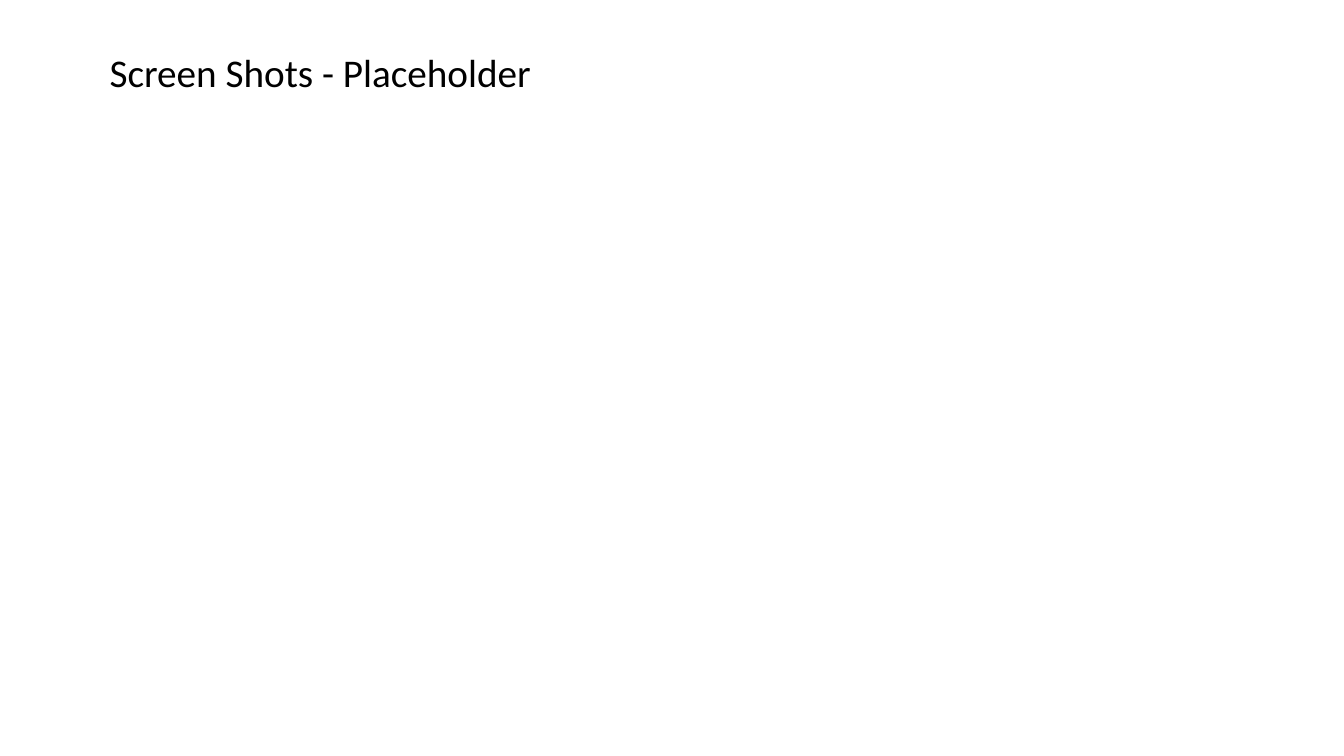
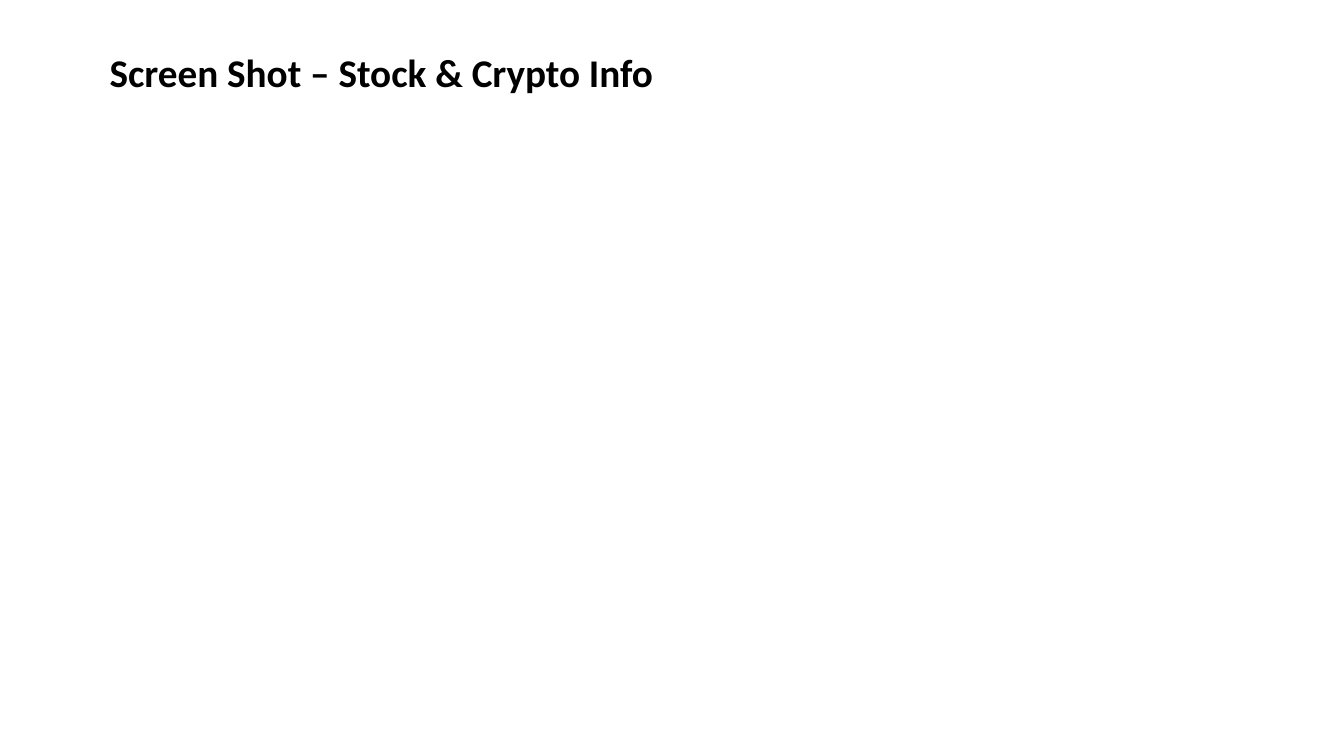
Before and after one commit to srikpv/GTBootCamp_Project1, a slide deck: slide 4 of project1.pptx (slide 5 before the commit). Drawn at 1344x756 pixels with LibreOffice and Linux fonts; fonts in the diff are those of the drawing. Boxes give left, top, right and bottom in pixels: in the first picture for what was removed or moved away, otherwise in the second. Text is boxed around its words. In the diff, an @@ line names an element or a change of style, - is before the commit and + after.

```diff
--- a/project1.pptx
+++ b/project1.pptx
@@ title at (x1=110, y1=59, x2=653, y2=93): text changed; bold on @@
-Screen Shots - Placeholder
+Screen Shot – Stock & Crypto Info
```
Also in this commit, not shown: 3 other slides changed.
